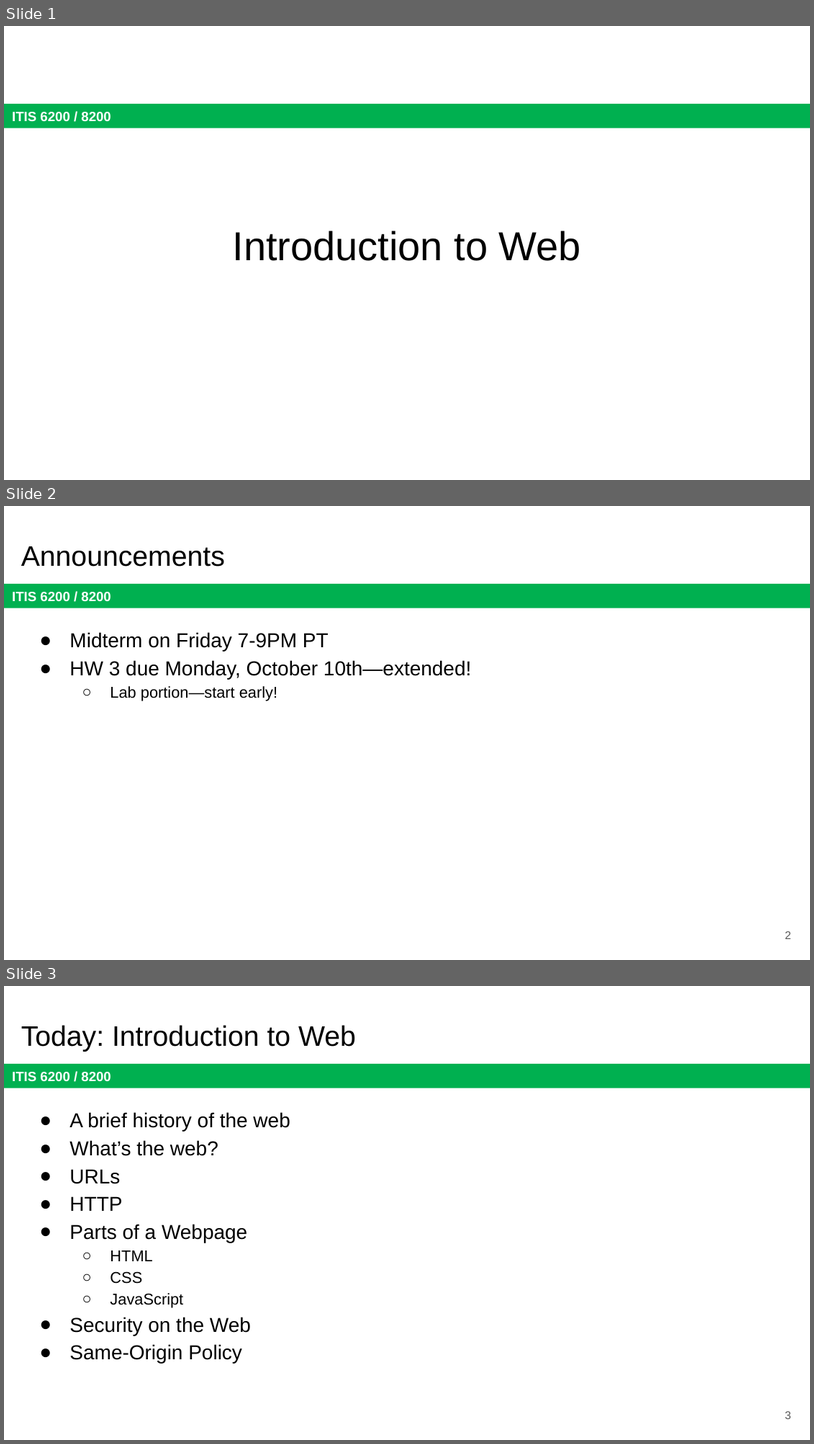
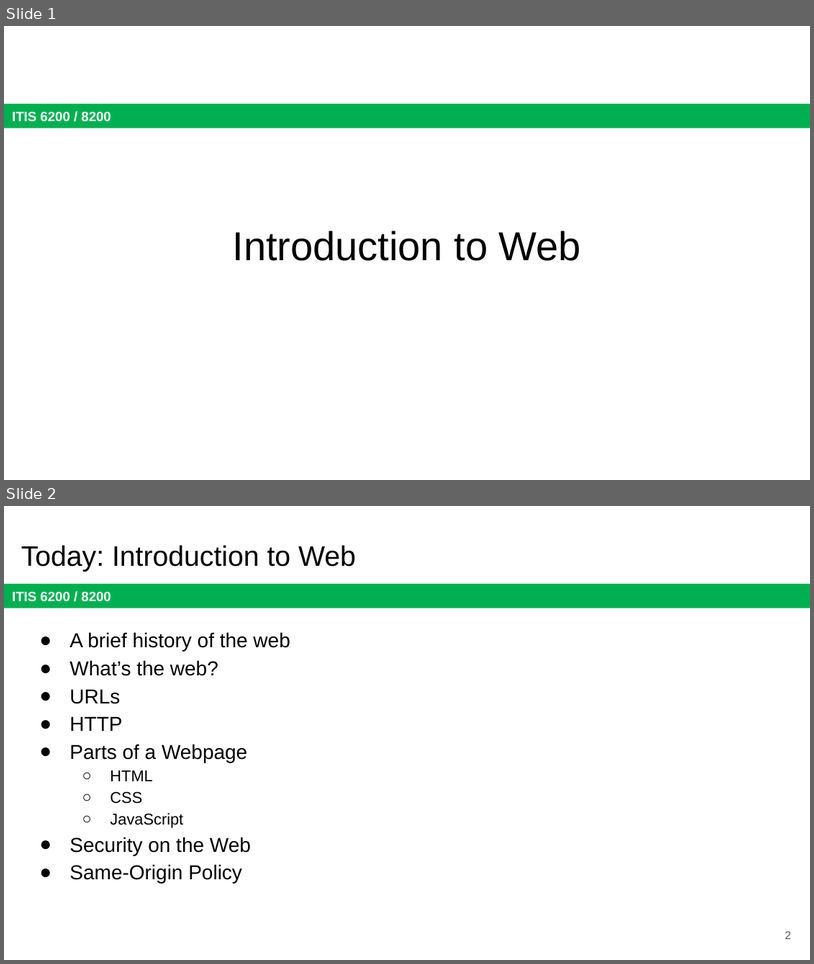
Before and after one commit to jx5c/github.io, a slide deck: teaching/ITIS6200/2023fa/lectures/lec10.pptx. Shown one above the other, each under a label of ours: slides 1, 2 and 3 before the commit, slides 1 and 2 after it. The pictures are 814x1444 and 814x964 pixels, drawn with LibreOffice and Linux fonts; fonts in the diff are those of the drawing. Boxes give left, top, right and bottom in pixels: in the first picture for what was removed or moved away, otherwise in the second. Text is boxed around its words. In the diff, an @@ line names an element or a change of style, - is before the commit and + after.

```diff
--- a/teaching/ITIS6200/2023fa/lectures/lec10.pptx
+++ b/teaching/ITIS6200/2023fa/lectures/lec10.pptx
@@ slide 2 removed at <box>4,506,810,960</box>, background #FFFFFF; not listed: 1 template element that a slide beside it also shows @@
@@ title removed at <box>21,546,225,566</box> @@
-Announcements
@@ text removed at <box>70,632,471,701</box> @@
-● Midterm on Friday 7-9PM PT
-● HW 3 due Monday, October 10th—extended!
-  ○ Lab portion—start early!
@@ page number removed at <box>785,931,792,939</box> @@
-2
@@ what was slide 3 is now slide 2 @@
@@ page number at <box>785,931,792,939</box>: text changed @@
-3
+2
```
Also in this commit, not shown: 2 slides changed, 2 other slides removed, 40 other files.
